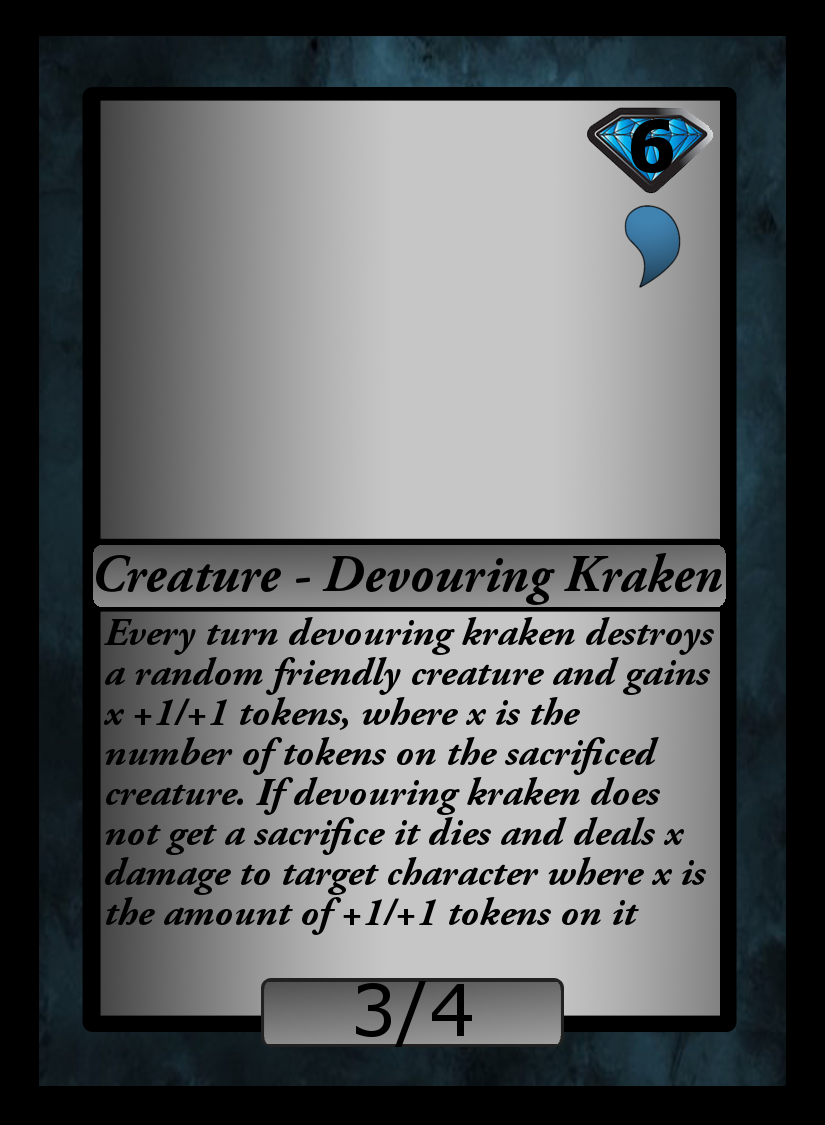
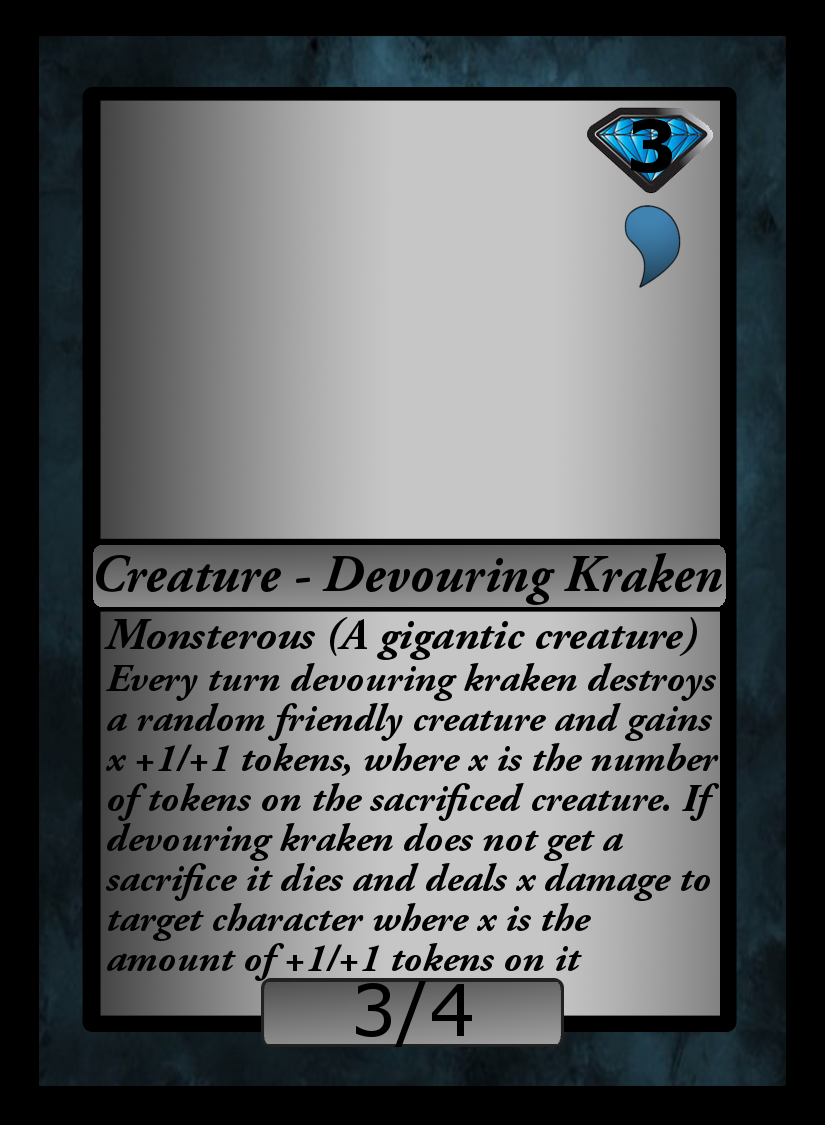
Comparing the layer stacks of the two 825px x 1125px images. Changes:
renamed "6" to "3", painted on it over [631, 119, 673, 173]
renamed "Every turn devouring kraken de..." to "Monsterous (A gigantic creatur...", painted on it over [104, 617, 719, 981]
